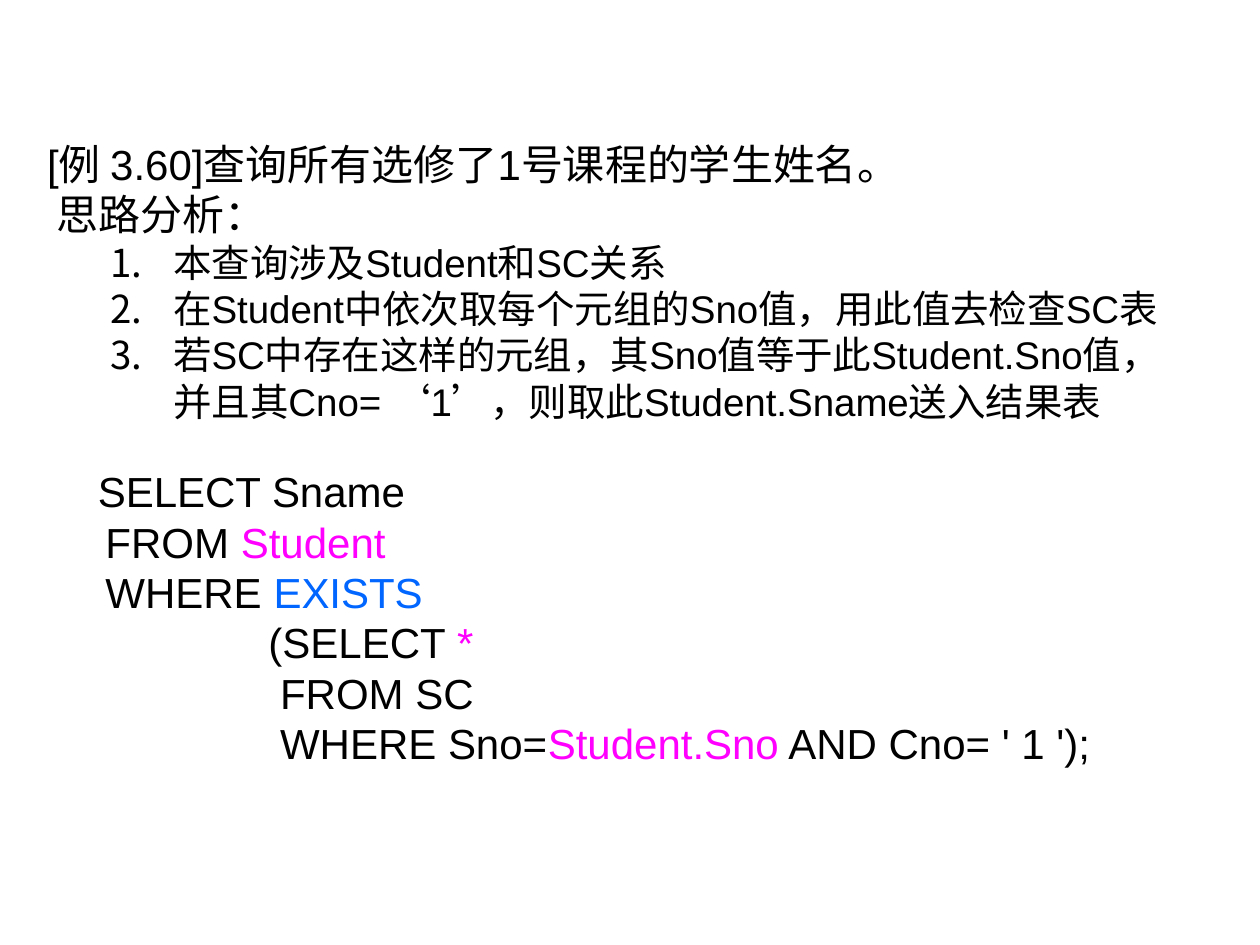
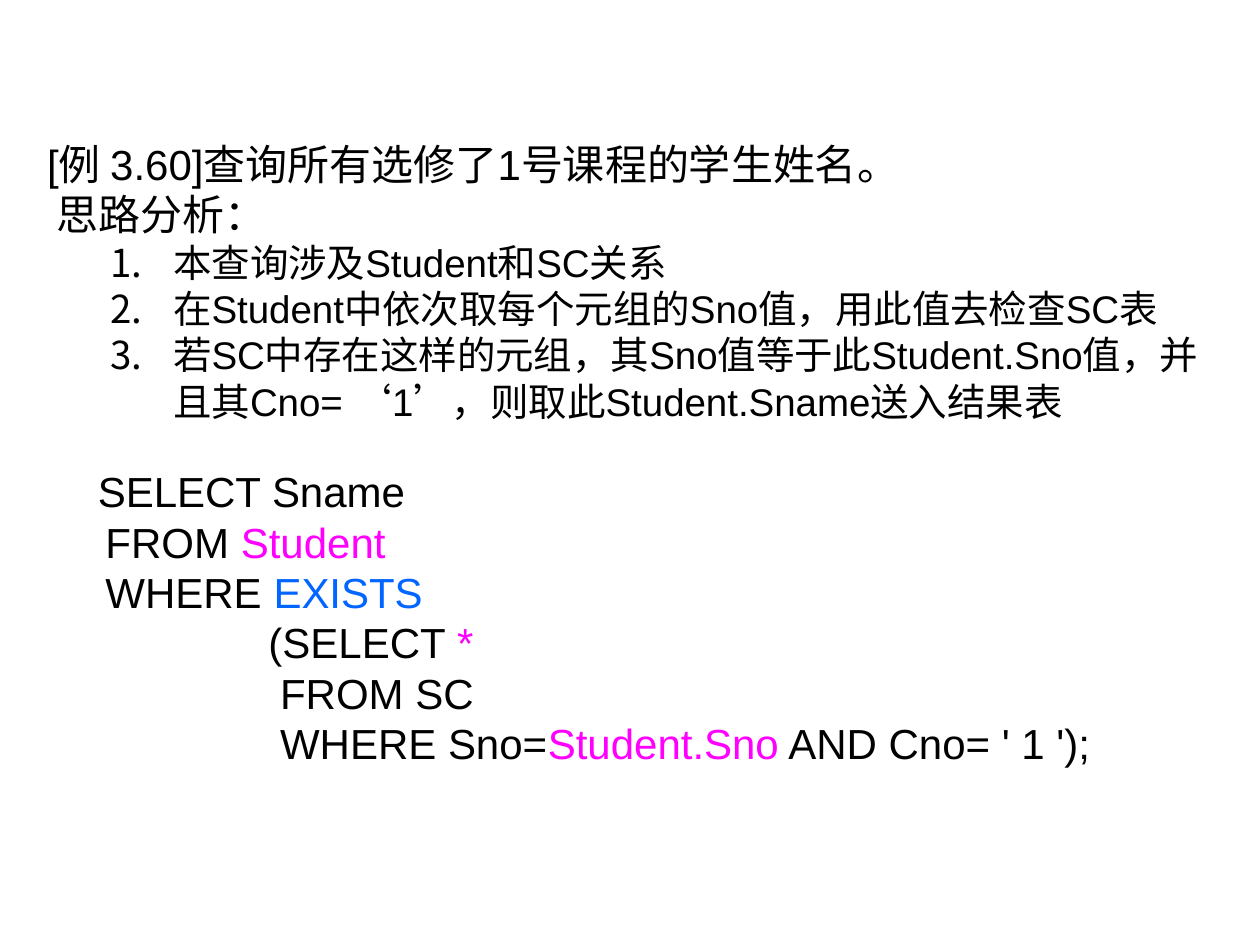
Before and after one commit to HBU/DataBase, a slide deck: slide 48 of PPT/PPT2020/DB第03章（2）-2020.pptx. Drawn at 1260x945 pixels with LibreOffice and Linux fonts; fonts in the diff are those of the drawing; background and template pictures are left out. Boxes give left, top, right and bottom in pixels: in the first picture for what was removed or moved away, otherwise in the second. Text is boxed around its words. In the diff, an @@ line names an element or a change of style, - is before the commit and + after.

```diff
--- a/PPT/PPT2020/DB第03章（2）-2020.pptx
+++ b/PPT/PPT2020/DB第03章（2）-2020.pptx
@@ text "[例 3.60]查询所有选修了1号课程的学生姓名。" rewrapped from <box>47,146,1160,760</box> to <box>47,146,1198,760</box> @@
```
Also in this commit, not shown: 17 other slides changed, 2 slides added, 3 other files.
